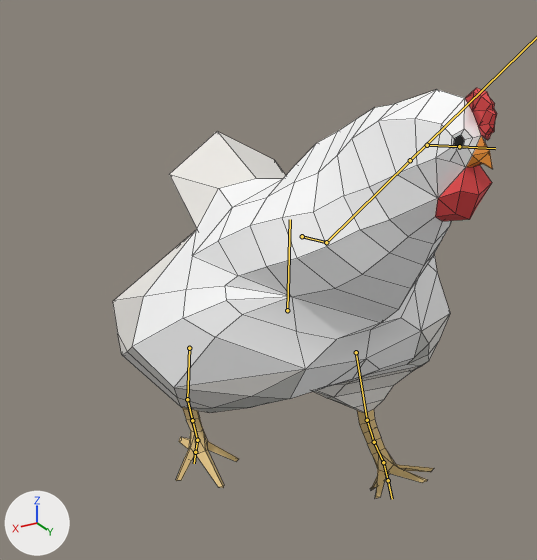
Before and after pictures for a commit that changed the FBX model Assets/characters/animals/chicken/chicken-rigged.fbx.
The view is the same before and after, from a 50 mm camera at (2.59, 5.37, 3.68) aimed at (-0.03, 1.0, 1.49). The axes (+X, +Y, +Z) are drawn at lower left. The lights are the same throughout. Both versions are drawn at frame 28 of the action 'chicken-rig|walking'; the numbers are the values there. The bones that bend it are drawn over the model as lines. Mesh edges are drawn as thin lines.

Objects in the first picture: 'Chicken'.
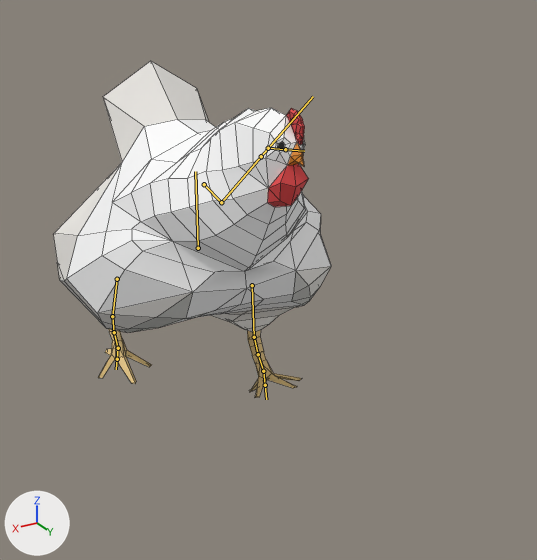
Changed parts and their boxes [x1, y1, x2, y2] in the pictures (537 x 560 px):
'Chicken', posed (28% narrower, 18% shorter): before [113, 88, 497, 498]; after [53, 61, 331, 398]
bone 'spine', root to tip: before (287, 310) to (290, 219); after (198, 248) to (195, 171)
bone 'head', root to tip: before (302, 236) to (326, 242); after (204, 184) to (221, 202)
bone 'bone', root to tip: before (326, 242) to (410, 160); after (221, 202) to (261, 156)
bone 'left-thigh', root to tip: before (356, 352) to (367, 420); after (252, 285) to (254, 337)
bone 'left-thigh.001', root to tip: before (367, 420) to (374, 442); after (254, 337) to (258, 354)
bone 'right-thigh', root to tip: before (189, 348) to (187, 399); after (117, 279) to (112, 316)
bone 'right-thigh.001', root to tip: before (187, 399) to (192, 420); after (112, 316) to (114, 332)
bone 'right-shin', root to tip: before (192, 420) to (197, 440); after (114, 332) to (118, 348)
bone 'right-foot', root to tip: before (197, 440) to (195, 452); after (118, 348) to (117, 359)
bone 'tail', root to tip: before (427, 145) to (459, 146); after (268, 148) to (285, 149)

The change in detail:
Bone 'spine' (bone_spine) moves from (0.009, 0.04, -1.259) to (-0.001, 0.028, 0.169).
Bone 'head' (bone_head) turns from (-6, 1, -1) to (-32, 1, 2) degrees about its own x, y and z.
Bone 'bone' (bone_bone) turns from (-19, 1, 2) to (1, -12, -3) degrees about its own x, y and z.
Bone 'bone' (bone_bone) is rescaled from (1.07, 0.87, 1.07) to (1.18, 0.72, 1.18).
Bone 'left-thigh' (bone_left_thigh) moves from (-0.002, 0.131, -1.669) to (-0.003, 0.122, -0.151).
Bone 'left-thigh' (bone_left_thigh) turns from (-13, -1, -2) to (5, -4, -2) degrees about its own x, y and z.
Bone 'left-thigh.001' (bone_left_thigh_001) turns from (-26, -2, 1) to (-32, -5, 6) degrees about its own x, y and z.
Bone 'right-thigh' (bone_right_thigh) moves from (-0.001, 0.199, -0.823) to (-0.001, 0.146, 0.735).
Bone 'right-thigh' (bone_right_thigh) turns from (14, -2, -1) to (27, -3, -1) degrees about its own x, y and z.
Bone 'right-thigh.001' (bone_right_thigh_001) turns from (-51, 5, 1) to (-36, 3, 3) degrees about its own x, y and z.
Bone 'right-shin' (bone_right_shin) turns from (0, 0, 0) to (-26, 4, -1) degrees about its own x, y and z.
Bone 'right-foot' (bone_right_foot) turns from (40, -4, -3) to (38, -5, -1) degrees about its own x, y and z.
Bone 'tail' (bone_tail) moves from (-0.017, 1.497, -1.344) to (0.0, 0.044, -0.802).
